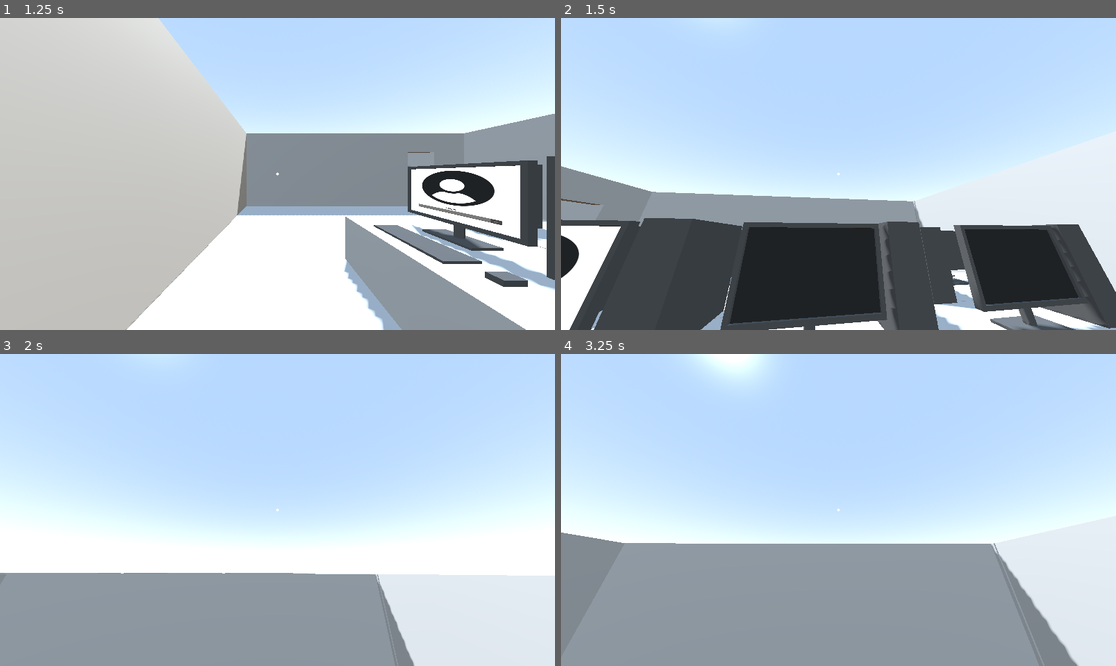
Above: before the commit, frames 1-4 (two rows, left to right).
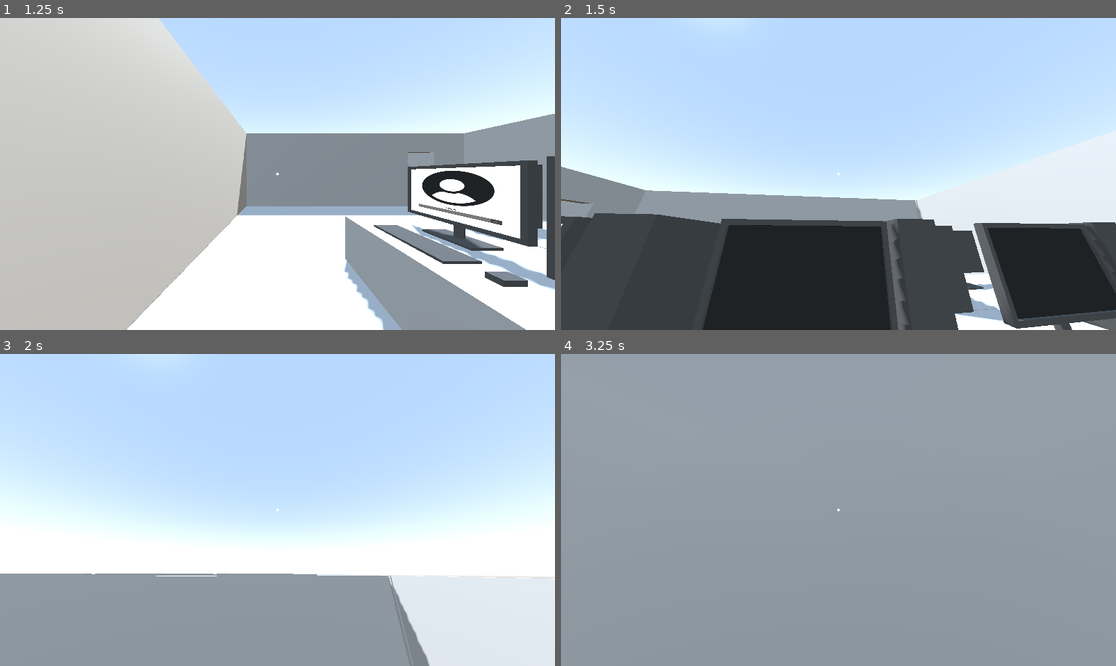
Above: after the commit, the same moments.

Repository: Joshua00013/WhiteHatSimulator
Game: Godot game, scene res://Main Menu/main_menu.tscn
The game is run twice, just before and just after one commit, with the same random seed, the same clock (stepped at 60 frames per second) and the same inputs.
Inputs (mouse positions are in pixels of both pictures, inside the frame that each line leads up to):
- Up to frame 1 (1.25 s): click "Start Game" at 0.5 s
- Up to frame 2 (1.5 s): tap Enter (ui_accept) at 1.25 s; move the mouse to (866, 174) at 1.27 s; hold W (move_forward) from 1.28 s (still down); hold Shift (sprint, bound only after the commit) from 1.28 s (still down)
- Up to frame 3 (2 s): keep holding W (move_forward); keep holding Shift (sprint, bound only after the commit); tap Space (jump) at 1.52 s
- Up to frame 4 (3.25 s): keep holding W (move_forward); move the mouse to (810, 510) at 2.02 s; release Shift (sprint, bound only after the commit) at 2.03 s; tap C (crouch) at 2.1 s; tap Space (jump) at 2.27 s; tap Shift (sprint, bound only after the commit) at 2.3, 3.05 s; move the mouse to (849, 503) at 2.77 s; hold E (interact) from 2.78 s (still down)

Frame 1 is identical in both runs. In frame 2, 13% of the frame differs, in the area x 0-100%, y 47-100%; in frame 3, 1.1%; in frame 4, 66%, in the area x 0-100%, y 0-100%.

Commit message:
Sprinting added

Diff:
--- a/Scenes/player.tscn
+++ b/Scenes/player.tscn
@@ -51,7 +51,7 @@
 size_flags_horizontal = 0
 size_flags_vertical = 8
 theme_override_colors/font_outline_color = Color(0, 0, 0, 1)
-theme_override_constants/outline_size = 4
+theme_override_constants/outline_size = 2
 text = "Press ESC to exit"
 
 [node name="PauseMenu" parent="." instance=ExtResource("4_vgqql")]
--- a/node_3d.gd
+++ b/node_3d.gd
@@ -8,6 +8,7 @@
 @export var accel = 16
 @export var crouch_height = 1.0 #Crouch height for adjusting character size
 @export var crouch_transition = 4.0 #Crouch movement smoothing for lerping
+@export var sprint_speed = 10.0
 
 @onready var collision_shape = $CollisionShape3D
 @onready var head = $Head
@@ -55,8 +56,12 @@
 	var input_dir = Input.get_vector("strafe_left", "strafe_right", "move_forward", "move_backward")
 	var direction = (transform.basis * Vector3(input_dir.x, 0, input_dir.y)).normalized()
 	if direction: #Used lerping for smoother movement
-		velocity.x = lerp(velocity.x, direction.x * SPEED, accel * delta)
-		velocity.z = lerp(velocity.z, direction.z * SPEED, accel * delta)
+		if Input.is_action_pressed("sprint"):
+			velocity.x = lerp(velocity.x, direction.x * sprint_speed, accel * delta)
+			velocity.z = lerp(velocity.z, direction.z * sprint_speed, accel * delta)
+		else:
+			velocity.x = lerp(velocity.x, direction.x * SPEED, accel * delta)
+			velocity.z = lerp(velocity.z, direction.z * SPEED, accel * delta)
 	else:
 		velocity.x = lerp(velocity.x, 0.0, accel * delta)
 		velocity.z = lerp(velocity.z, 0.0, accel * delta)
--- a/project.godot
+++ b/project.godot
@@ -74,6 +74,11 @@
 "events": [Object(InputEventKey,"resource_local_to_scene":false,"resource_name":"","device":-1,"window_id":0,"alt_press …(195 unchanged characters)…
 ]
 }
+sprint={
+"deadzone": 0.2,
+"events": [Object(InputEventKey,"resource_local_to_scene":false,"resource_name":"","device":-1,"window_id":0,"alt_pressed":false,"shift_pressed":false,"ctrl_pressed":false,"meta_pressed":false,"pressed":false,"keycode":0,"physical_keycode":4194325,"key_label":0,"unicode":0,"location":0,"echo":false,"script":null)
+]
+}
 
 [layer_names]
 
